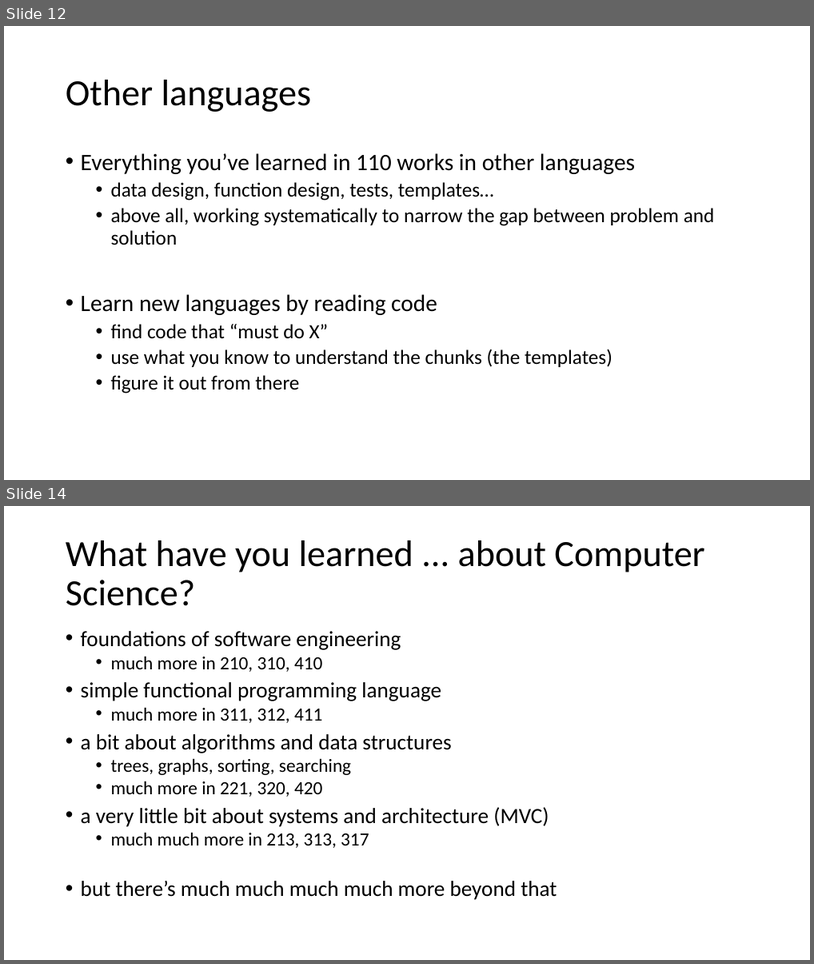
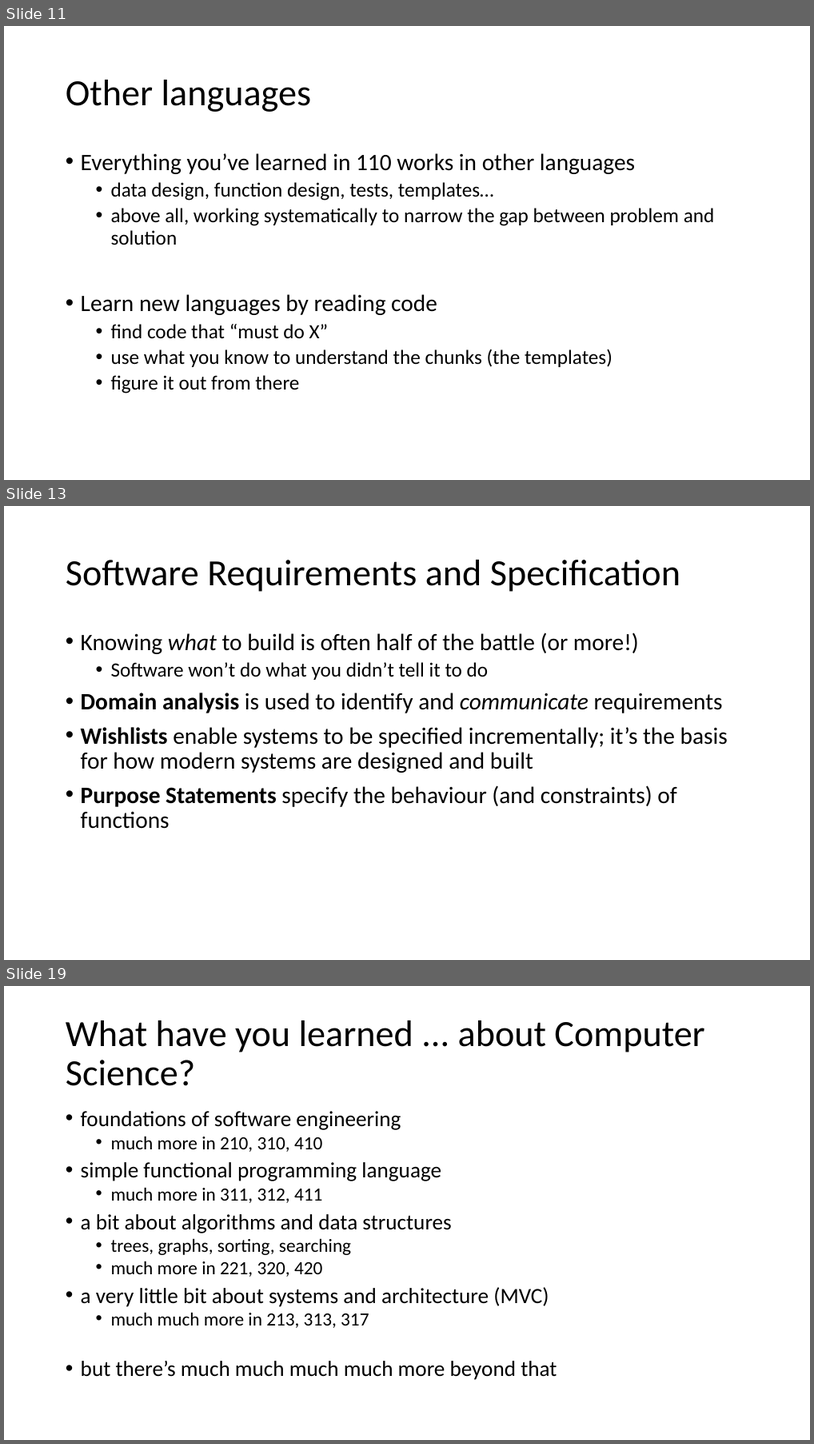
Before and after one commit to GregorKiczales/spd-materials, a slide deck: instructor/l23/lec23-wrap.pptx. Shown one above the other, each under a label of ours: slides 12 and 14 before the commit, slides 11, 13 and 19 after it; the slides between them are not shown. The pictures are 814x964 and 814x1444 pixels, drawn with LibreOffice and Linux fonts; fonts in the diff are those of the drawing. Boxes give left, top, right and bottom in pixels: in the first picture for what was removed or moved away, otherwise in the second. Text is boxed around its words. In the diff, an @@ line names an element or a change of style, - is before the commit and + after.

```diff
--- a/instructor/l23/lec23-wrap.pptx
+++ b/instructor/l23/lec23-wrap.pptx
@@ slide 13 added at (x1=4, y1=506, x2=810, y2=960), background #FFFFFF @@
@@ title added at (x1=66, y1=560, x2=681, y2=592), 44 pt, text #000000 @@
+Software Requirements and Specification
@@ text added at (x1=81, y1=632, x2=728, y2=828), 28 pt, text #000000 @@
+• Knowing what to build is often half of the battle (or more!)
+  • Software won’t do what you didn’t tell it to do
+• Domain analysis is used to identify and communicate requirements
+• Wishlists enable systems to be specified incrementally; it’s the basis for how modern systems are designed and built
+• Purpose Statements specify the behaviour (and constraints) of functions
@@ what was slide 12 is now slide 11 @@
@@ what was slide 14 is now slide 19 @@
```
Also in this commit, not shown: 14 slides changed, 5 other slides added, 2 slides removed, 1 other file.
